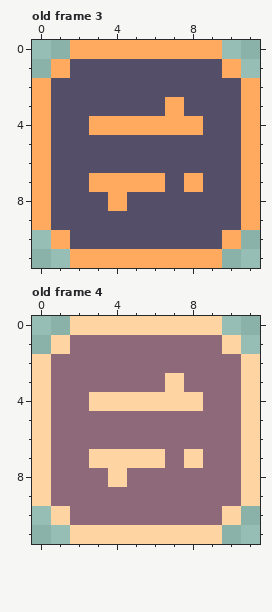
Pixel-art file -- src/assets/buttons2.aseprite. This is how it looked before the edit.
12x12 pixels, 6 frames. Shown: old frame 3, old frame 4.
After:
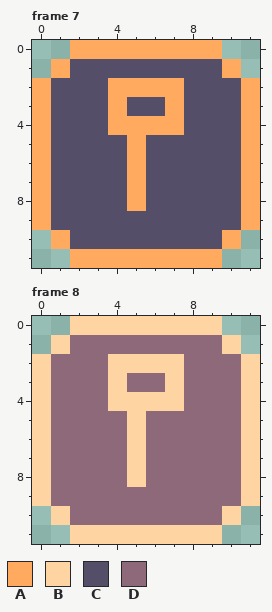
Palette (. is transparent): A #ffaa5e  B #ffd4a3  C #544e68  D #8d697a
A new or re-ordered frame is compared with the old frame closest to it.
The commit says: :art: tweak hud tray button look
Edits made:
frames 6 -> 8
Frame 7 is new; against old frame 3, layer "Layer 1":
Colour C gives way to colour A in row 2 at x 4 to 7; in row 3 at x 4; in rows 5 to 6 at x 5; in row 8 at x 5.
Colour A gives way to colour C in row 4 at x 3 and 8; in row 7 at x 3 to 4, 6 and 8; in row 8 at x 4.
Frame 8 is new; against old frame 4, layer "Layer 1":
Colour D gives way to colour B in row 2 at x 4 to 7; in row 3 at x 4; in rows 5 to 6 at x 5; in row 8 at x 5.
Colour B gives way to colour D in row 4 at x 3 and 8; in row 7 at x 3 to 4, 6 and 8; in row 8 at x 4.
Where, in picture pixels (left, top, right, bottom), the same in both pictures:
changed: (89, 78, 203, 211)
changed: (89, 354, 203, 487)
